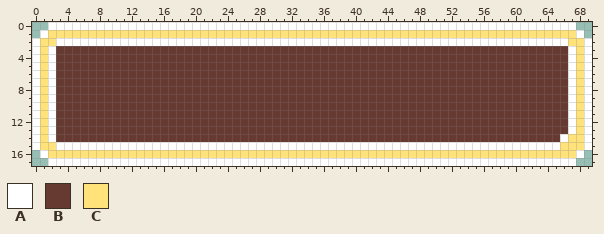
File history of a pixel-art file, HUD/Resources/ScoreBox.aseprite. That is the earlier state.
70x18 pixels, 1 frame.
Palette (. is transparent): A #ffffff  B #663931  C #ffe27a
After the commit:
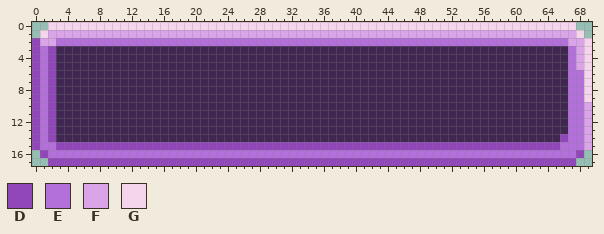
Colours new in this view: D #9146ba  E #b370db  F #d9a5e8  G #f5d5ec
Edits made:
colour B: #663931 -> #402751
Changed rows in their new state; - is a pixel that keeps its letter.
first column x 0:
 0 --GGGGGGGGGGGGGGGGGGGGGGGGGGGGGGGGGGGGGGGGGGGGGGGGGGGGGGGGGGGGGGGGGG--
 1 -GFFFFFFFFFFFFFFFFFFFFFFFFFFFFFFFFFFFFFFFFFFFFFFFFFFFFFFFFFFFFFFFFFFG-
 2 DFFEEEEEEEEEEEEEEEEEEEEEEEEEEEEEEEEEEEEEEEEEEEEEEEEEEEEEEEEEEEEEEEEFFG
 3 DED----------------------------------------------------------------EFG
 4 DED----------------------------------------------------------------EFG
 5 DED----------------------------------------------------------------EFG
 6 DED----------------------------------------------------------------EEG
 7 DED----------------------------------------------------------------EEG
 8 DED----------------------------------------------------------------EEG
 9 DED----------------------------------------------------------------EEG
10 DED----------------------------------------------------------------EEF
11 DED----------------------------------------------------------------EEF
12 DED----------------------------------------------------------------EEF
13 DED----------------------------------------------------------------EEF
14 DED---------------------------------------------------------------DEEF
15 DEEDDDDDDDDDDDDDDDDDDDDDDDDDDDDDDDDDDDDDDDDDDDDDDDDDDDDDDDDDDDDDDDEEEF
16 -DEEEEEEEEEEEEEEEEEEEEEEEEEEEEEEEEEEEEEEEEEEEEEEEEEEEEEEEEEEEEEEEEEED-
17 --DDDDDDDDDDDDDDDDDDDDDDDDDDDDDDDDDDDDDDDDDDDDDDDDDDDDDDDDDDDDDDDDDD--
